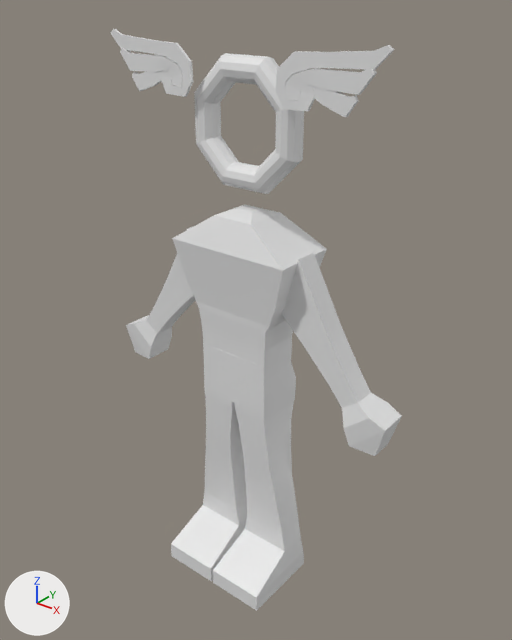
The glTF model platformer-game/assets/models/player/player.glb as it was, and as the next commit left it.
Before and after are seen from a camera (50 mm lens) standing at (1.216, -1.423, 1.835) and looking at (0.023, 0.068, 0.911). Arrows for +X, +Y and +Z are at lower left; the lights stay in place. The first picture is the older version. Where no turn or scale is listed for an object, it has been applied to the vertices.

In view in the first picture: 'arms', 'feet', 'hands', 'head', 'legs', 'torso', 'wings'.
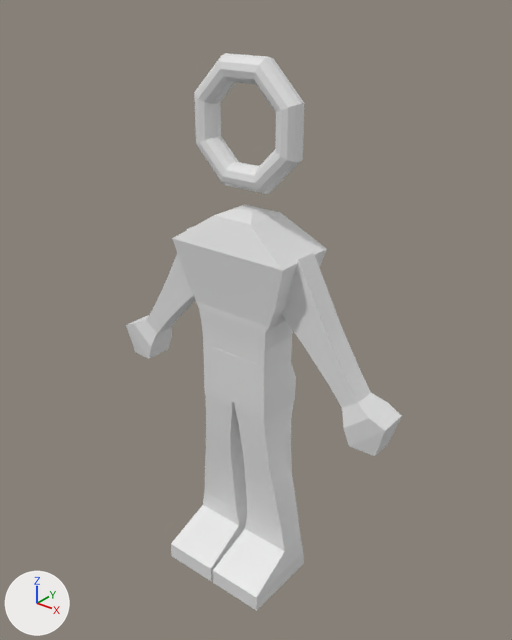
Commit message: feat(player): attach cosmetics to head

Location of each change, [x1, y1, x2, y2] in pixels of the pictures (512 x 640 px):
'wings', deleted: before [110, 29, 394, 117]

What the commit changed:
Object 'wings' (ob_wings) is deleted.
